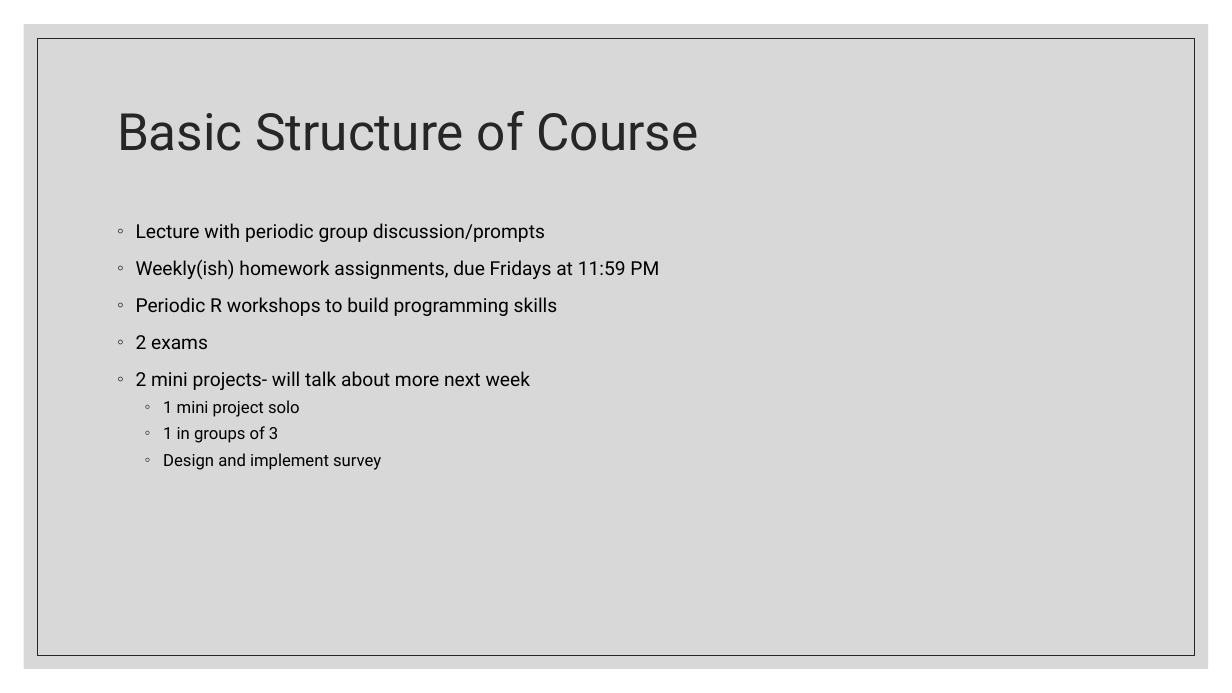
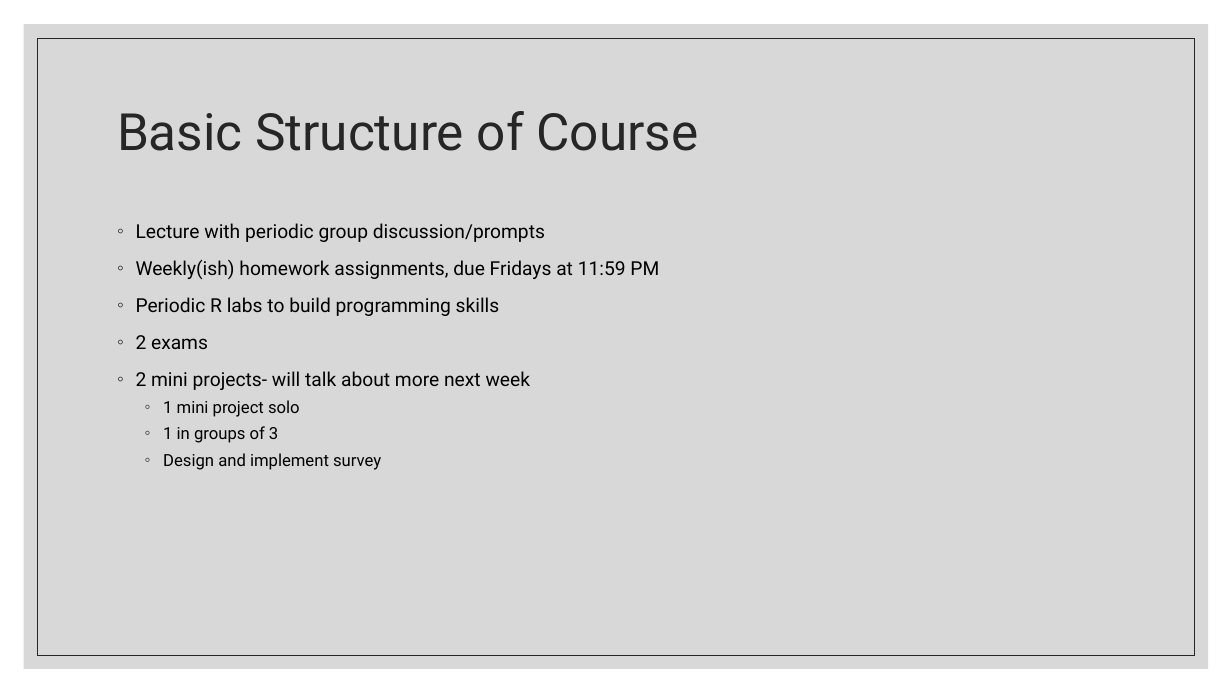
Before and after one commit to lacombe129/SDS290, a slide deck: slide 11 of docs/lectures/welcome.pptx. Drawn at 1232x693 pixels with LibreOffice and Linux fonts; fonts in the diff are those of the drawing. Boxes give left, top, right and bottom in pixels: in the first picture for what was removed or moved away, otherwise in the second. Text is boxed around its words. In the diff, an @@ line names an element or a change of style, - is before the commit and + after.

```diff
--- a/docs/lectures/welcome.pptx
+++ b/docs/lectures/welcome.pptx
@@ text at [136,297,500,316]: text changed @@
-◦ Periodic R workshops to build programming skills
+◦ Periodic R labs to build programming skills
```
Also in this commit, not shown: 1 other slide changed, 3 other files.
